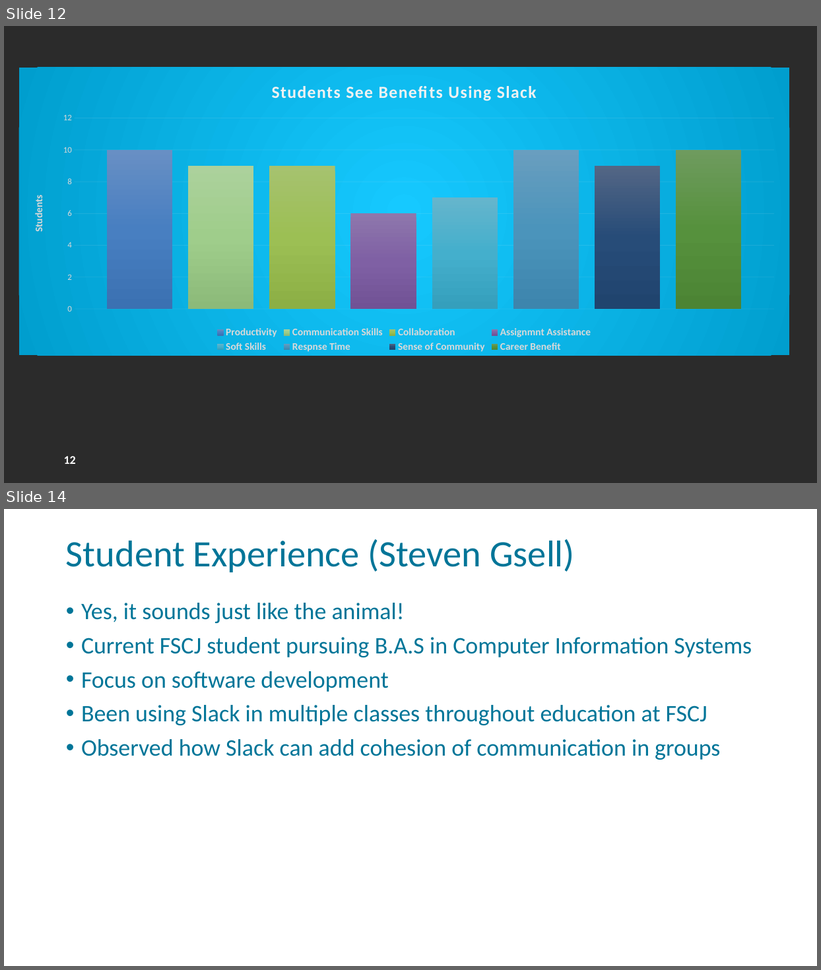
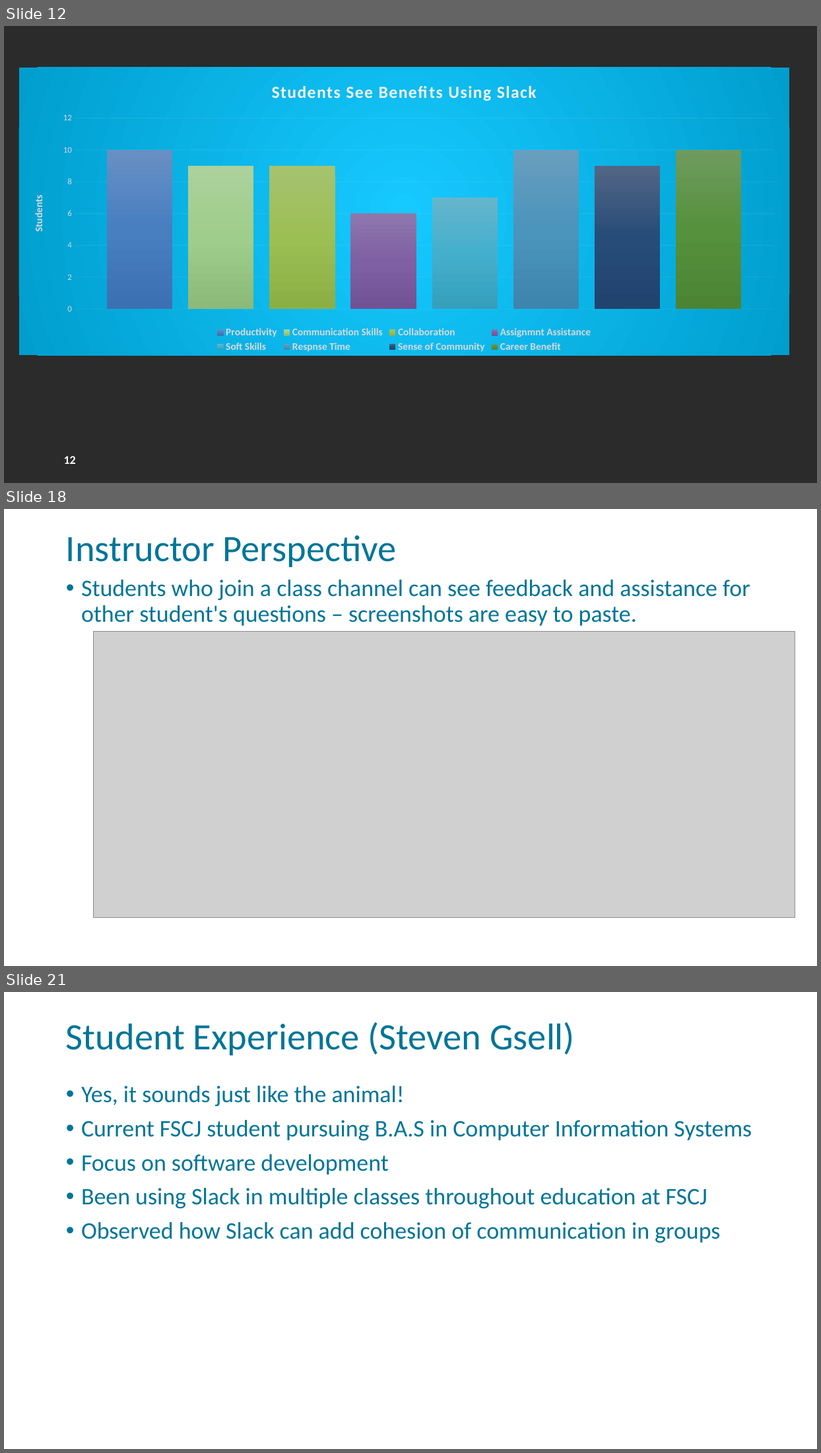
Before and after one commit to FSCJ-FacultyDev/HITEC2024, a slide deck: LeveragingSlackForStudentCollaboration.pptx. Shown one above the other, each under a label of ours: slides 12 and 14 before the commit, slides 12, 18 and 21 after it; the slides between them are not shown. The pictures are 821x970 and 821x1453 pixels, drawn with LibreOffice and Linux fonts; fonts in the diff are those of the drawing; grey boxes stand for pictures; background and template pictures are left out; a plain dark background stands for a picture behind light text. Boxes give left, top, right and bottom in pixels: in the first picture for what was removed or moved away, otherwise in the second. Text is boxed around its words. In the diff, an @@ line names an element or a change of style, - is before the commit and + after.

```diff
--- a/LeveragingSlackForStudentCollaboration.pptx
+++ b/LeveragingSlackForStudentCollaboration.pptx
@@ slide 18 added at (4, 509, 817, 966), background picture (left out); not listed: 1 template element that a slide beside it also shows @@
@@ title added at (66, 535, 397, 567), 44 pt, text #007598 @@
+Instructor Perspective
@@ text added at (81, 580, 750, 626), 28 pt, text #007598 @@
+• Students who join a class channel can see feedback and assistance for other student's questions – screenshots are easy to paste.
@@ picture added at (94, 632, 795, 918) @@
@@ what was slide 14 is now slide 21 @@
```
Also in this commit, not shown: 2 slides changed, 6 other slides added.
